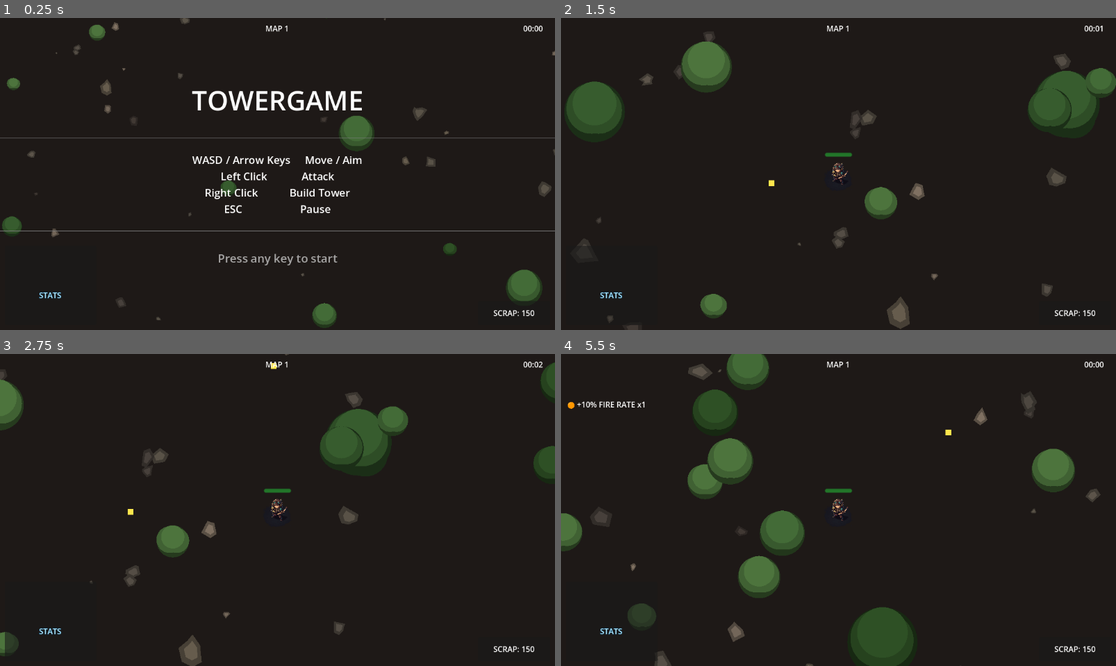
Above: before the commit, frames 1-4 (two rows, left to right).
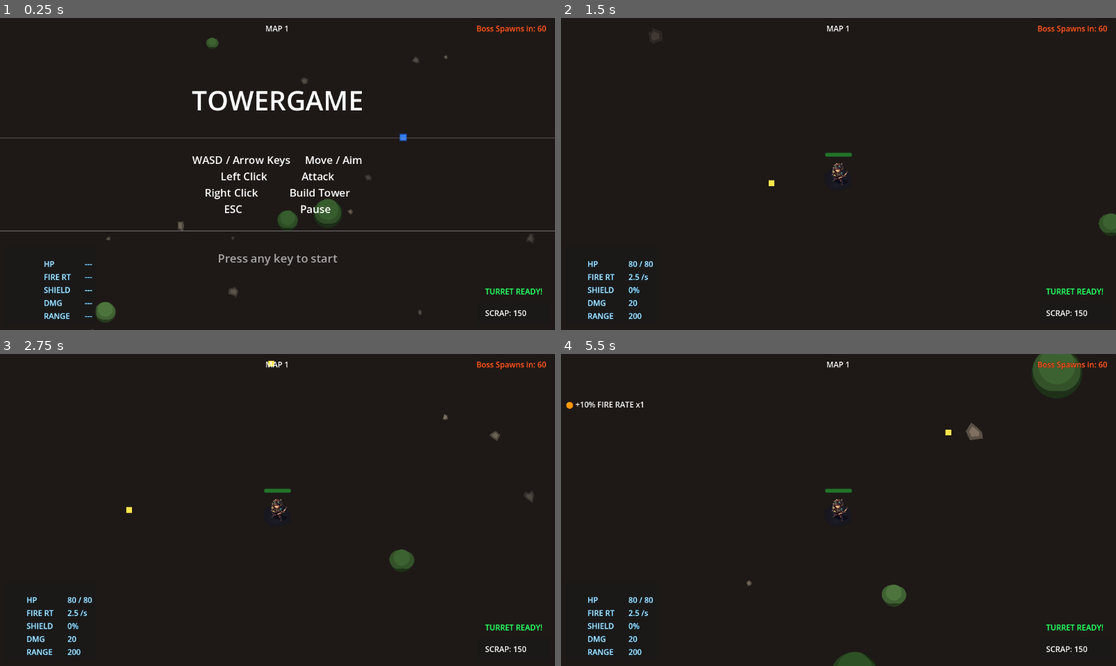
Above: after the commit, the same moments.

Repository: JakeForReal/towergame
Game: Godot game, scene res://scenes/MainScene.tscn
The game is run twice, just before and just after one commit, with the same random seed, the same clock (stepped at 60 frames per second) and the same inputs.
Inputs (mouse positions are in pixels of both pictures, inside the frame that each line leads up to):
- Up to frame 1 (0.25 s): no input
- Up to frame 2 (1.5 s): tap Enter (ui_accept) at 0.5, 0.77 s; move the mouse to (960, 158) at 0.52 s; hold D (move_right) 0.53-1.25 s; tap Down (aim_down) at 0.6 s; click (960, 158) at 0.67 s; drag from (727, 189) to (838, 174) at 1.27 s
- Up to frame 3 (2.75 s): tap Enter (ui_accept) at 2 s; move the mouse to (333, 441) at 2.02 s; hold D (move_right) from 2.03 s (still down); tap Right (aim_right) at 2.1 s; click (333, 441) at 2.17 s
- Up to frame 4 (5.5 s): release D (move_right) at 2.75 s; drag from (810, 572) to (832, 366) at 2.77 s; move the mouse to (1005, 556) at 3.52 s; press the mouse at (1005, 556) at 3.53 s; hold A (move_left) 3.53-4.25 s; tap Enter (ui_accept) at 3.77 s; release the mouse at (1005, 556) at 4.25 s; drag from (672, 463) to (938, 528) at 4.27 s; tap R (restart) at 5 s; move the mouse to (866, 510) at 5.02 s; hold S (move_down) from 5.03 s (still down); tap K at 5.1 s; click (866, 510) at 5.17 s

The runs differ from the first frame. In frame 1, 4.0% of the frame differs, in the area x 0-100%, y 0-100%; in frame 2, 7.6%; in frame 3, 6.1%; in frame 4, 11%, in the area x 0-99%, y 0-100%.

Commit message:
Map decorators now use square distributions, left-aligned HUD stats, turret ready indicator, boss countdown timer, faster enemies

Diff:
--- a/autoloads/BuildingSystem.gd
+++ b/autoloads/BuildingSystem.gd
@@ -15,6 +15,7 @@
 var _build_radius: float = 300.0  # Max distance from player to place towers
 var _is_building_mode: bool = false
 var _placed_towers: Array[Node] = []  # Track all placed towers for reset on death
+var _min_obstacle_dist: float = 30.0  # Minimum distance from any tree/enemy/tower
 
 # Tower definitions — maps tower type to scene path and cost
 var _tower_registry: Dictionary = {}
@@ -60,7 +61,7 @@
 	var player_pos := player.global_position
 	var dist: float = player_pos.distance_to(mouse_pos)
 
-	_placement_valid = dist <= _build_radius
+	_placement_valid = dist <= _build_radius and _is_position_clear(mouse_pos)
 
 	if _ghost_instance:
 		_ghost_instance.global_position = mouse_pos
@@ -86,6 +87,11 @@
 		build_attempted.emit(false, "Too far from player")
 		return false
 
+	if not _is_position_clear(pos):
+		print("[BuildingSystem] Blocked by obstacle")
+		build_attempted.emit(false, "Cannot place there")
+		return false
+
 	if gs.player_scrap < _tower_cost:
 		build_attempted.emit(false, "Not enough scrap")
 		return false
@@ -108,7 +114,7 @@
 		return false
 
 	if not _placement_valid:
-		build_attempted.emit(false, "Too far from player to place tower")
+		build_attempted.emit(false, "Cannot place there")
 		return false
 
 	if _scrap < _current_tower_cost:
@@ -169,3 +175,22 @@
 			tower.queue_free()
 	_placed_towers.clear()
 	_scrap = 150.0
+
+func _is_position_clear(pos: Vector2) -> bool:
+	# Check distance from all trees/bushes
+	for tree in get_tree().get_nodes_in_group("tree"):
+		if tree.global_position.distance_to(pos) < _min_obstacle_dist:
+			return false
+	# Check distance from all enemies
+	for enemy in get_tree().get_nodes_in_group("enemy"):
+		if enemy.global_position.distance_to(pos) < _min_obstacle_dist:
+			return false
+	# Check distance from items
+	for item in get_tree().get_nodes_in_group("item"):
+		if item.global_position.distance_to(pos) < _min_obstacle_dist:
+			return false
+	# Check distance from other towers
+	for tower in _placed_towers:
+		if is_instance_valid(tower) and tower.global_position.distance_to(pos) < _min_obstacle_dist:
+			return false
+	return true
--- a/autoloads/EnemySpawner.gd
+++ b/autoloads/EnemySpawner.gd
@@ -126,6 +126,9 @@
 func get_active_count() -> int:
 	return _active_enemies.size()
 
+func get_boss_countdown() -> float:
+	return maxf(0.0, _boss_spawn_timer)
+
 func _spawn_boss() -> void:
 	if not boss_scene:
 		return
--- a/autoloads/ItemSpawner.gd
+++ b/autoloads/ItemSpawner.gd
@@ -6,10 +6,11 @@
 @export var item_count: int = 12
 @export var map_radius: float = 1500.0
 @export var min_dist_from_center: float = 300.0
-@export var min_dist_from_obstacle: float = 50.0  # Minimum distance from trees/rocks
+@export var min_dist_from_obstacle: float = 60.0  # Minimum distance from trees/rocks
 
 func _ready() -> void:
-	_spawn_items()
+	# Defer to ensure MapDecorator has finished spawning all trees/rocks first
+	call_deferred("_spawn_items")
 
 func _spawn_items() -> void:
 	for i in range(item_count):
@@ -31,7 +32,7 @@
 	add_child(item)
 
 func _random_map_position() -> Vector2:
-	for attempt in range(100):  # Rejection sampling to avoid obstacles
+	for attempt in range(100):
 		var angle := randf() * TAU
 		var dist := min_dist_from_center + randf() * (map_radius - min_dist_from_center)
 		var pos := Vector2.from_angle(angle) * dist
--- a/autoloads/MapDecorator.gd
+++ b/autoloads/MapDecorator.gd
@@ -21,9 +21,16 @@
 		rock.size_variation = 0.4 + randf() * 1.8
 		rock.rock_color = _random_rock_color()
 
-		var angle := randf() * TAU
-		var dist := min_dist_from_center + randf() * (map_radius - min_dist_from_center)
-		rock.global_position = Vector2.from_angle(angle) * dist
+		# Square distribution: random x/y within bounds, skip inner clear zone
+		var x := 0.0
+		var y := 0.0
+		var in_clear_zone := true
+		while in_clear_zone:
+			x = -map_radius + randf() * 2.0 * map_radius
+			y = -map_radius + randf() * 2.0 * map_radius
+			var dist_from_center := Vector2(x, y).length()
+			in_clear_zone = dist_from_center < min_dist_from_center
+		rock.global_position = Vector2(x, y)
 		rock.rotation = randf() * TAU
 		rock.add_to_group("rock")
 		add_child(rock)
@@ -34,23 +41,45 @@
 		tree.size_scale = 0.7 + randf() * 0.8
 		tree.tree_color = _random_tree_color()
 
-		var angle := randf() * TAU
-		var dist := min_dist_from_center + randf() * (map_radius - min_dist_from_center)
-		tree.global_position = Vector2.from_angle(angle) * dist
+		# Square distribution: random x/y within bounds, skip inner clear zone
+		var x := 0.0
+		var y := 0.0
+		var in_clear_zone := true
+		while in_clear_zone:
+			x = -map_radius + randf() * 2.0 * map_radius
+			y = -map_radius + randf() * 2.0 * map_radius
+			var dist_from_center := Vector2(x, y).length()
+			in_clear_zone = dist_from_center < min_dist_from_center
+		tree.global_position = Vector2(x, y)
 		tree.add_to_group("tree")
 		add_child(tree)
 
 func _spawn_edge_bushes() -> void:
-	# Dense bushes in the outer 250 units to fill the map edge
-	var edge_start := map_radius - 250.0
+	# Dense bushes along the outer edge of the square map
+	var edge_margin := 50.0  # Start bushes 50 units inside the edge
+	var x_min := -map_radius + edge_margin
+	var x_max := map_radius - edge_margin
+	var y_min := -map_radius + edge_margin
+	var y_max := map_radius - edge_margin
+
 	for i in range(edge_bush_count):
 		var tree: Node2D = tree_scene.instantiate()
 		tree.size_scale = 0.7 + randf() * 0.8
 		tree.tree_color = _random_tree_color()
 
-		var angle := randf() * TAU
-		var dist := edge_start + randf() * 250.0
-		tree.global_position = Vector2.from_angle(angle) * dist
+		# Pick a random position along the square perimeter
+		var x := x_min + randf() * (x_max - x_min)
+		var y := y_min + randf() * (y_max - y_min)
+
+		# Clamp to a random edge (top, bottom, left, or right)
+		var edge := randi() % 4
+		match edge:
+			0: y = y_min  # top edge
+			1: y = y_max  # bottom edge
+			2: x = x_min  # left edge
+			3: x = x_max  # right edge
+
+		tree.global_position = Vector2(x, y)
 		tree.add_to_group("tree")
 		add_child(tree)
 
--- a/scenes/BaseTurret.tscn
+++ b/scenes/BaseTurret.tscn
@@ -5,7 +5,9 @@
 [sub_resource type="CircleShape2D" id="cs1"]
 radius = 16.0
 
-[node name="BaseTurret" type="Node2D"]
+[node name="BaseTurret" type="StaticBody2D"]
+collision_layer = 8
+collision_mask = 0
 script = ExtResource("1")
 tower_name = "Base Turret"
 tower_type = "ballistic"
--- a/scenes/EnemyGrunt.tscn
+++ b/scenes/EnemyGrunt.tscn
@@ -10,7 +10,7 @@
 enemy_name = "Grunt"
 base_hp = 20.0
 attack_damage = 8.0
-move_speed = 80.0
+move_speed = 96.0
 attack_cooldown = 0.4
 attack_range = 50.0
 scrap_drop = 5.0
--- a/scenes/HUD.tscn
+++ b/scenes/HUD.tscn
@@ -145,7 +145,7 @@
 theme_override_colors/font_color = Color(0.72, 0.93, 1.0, 1.0)
 theme_override_colors/font_outline_color = Color(0.0, 0.3, 0.5, 1.0)
 theme_override_constants/outline_size = 2
-text = "STATS"
+text = ""
 horizontal_alignment = 0
 
 [node name="Sep" type="Label" parent="StatsPanel/StatsBox"]
@@ -153,7 +153,7 @@
 theme_override_colors/font_color = Color(0.72, 0.93, 1.0, 1.0)
 theme_override_colors/font_outline_color = Color(0.0, 0.3, 0.5, 1.0)
 theme_override_constants/outline_size = 2
-text = "------"
+text = ""
 horizontal_alignment = 0
 
 [node name="HP" type="HBoxContainer" parent="StatsPanel/StatsBox"]
@@ -177,7 +177,7 @@
 theme_override_colors/font_outline_color = Color(0.0, 0.3, 0.5, 1.0)
 theme_override_constants/outline_size = 2
 text = "---"
-horizontal_alignment = 2
+horizontal_alignment = 0
 
 [node name="FR" type="HBoxContainer" parent="StatsPanel/StatsBox"]
 layout_mode = 2
@@ -200,7 +200,7 @@
 theme_override_colors/font_outline_color = Color(0.0, 0.3, 0.5, 1.0)
 theme_override_constants/outline_size = 2
 text = "---"
-horizontal_alignment = 2
+horizontal_alignment = 0
 
 [node name="SH" type="HBoxContainer" parent="StatsPanel/StatsBox"]
 layout_mode = 2
@@ -223,7 +223,7 @@
 theme_override_colors/font_outline_color = Color(0.0, 0.3, 0.5, 1.0)
 theme_override_constants/outline_size = 2
 text = "---"
-horizontal_alignment = 2
+horizontal_alignment = 0
 
 [node name="DM" type="HBoxContainer" parent="StatsPanel/StatsBox"]
 layout_mode = 2
@@ -246,7 +246,7 @@
 theme_override_colors/font_outline_color = Color(0.0, 0.3, 0.5, 1.0)
 theme_override_constants/outline_size = 2
 text = "---"
-horizontal_alignment = 2
+horizontal_alignment = 0
 
 [node name="RN" type="HBoxContainer" parent="StatsPanel/StatsBox"]
 layout_mode = 2
@@ -269,7 +269,7 @@
 theme_override_colors/font_outline_color = Color(0.0, 0.3, 0.5, 1.0)
 theme_override_constants/outline_size = 2
 text = "---"
-horizontal_alignment = 2
+horizontal_alignment = 0
 
 [node name="TimerLabel" type="Label" parent="."]
 anchors_preset = 9
--- a/scenes/MainScene.tscn
+++ b/scenes/MainScene.tscn
@@ -82,7 +82,7 @@
 offset_right = 60.0
 offset_bottom = 15.0
 text = "SCRAP: 0"
-horizontal_alignment = 1
+horizontal_alignment = 0
 vertical_alignment = 1
 
 [node name="WaveLabel" type="Label" parent="HUD" unique_id=207354013]
@@ -163,20 +163,170 @@
 theme_override_colors/font_color = Color(0.72, 0.93, 1.0, 1.0)
 theme_override_colors/font_outline_color = Color(0.0, 0.3, 0.5, 1.0)
 theme_override_constants/outline_size = 2
-text = "STATS"
-horizontal_alignment = 1
+text = ""
+horizontal_alignment = 0
 vertical_alignment = 1
+
+[node name="StatsBox" type="VBoxContainer" parent="HUD/StatsPanel"]
+layout_mode = 1
+anchors_preset = 15
+anchor_left = 1.0
+anchor_top = 1.0
+anchor_right = 1.0
+anchor_bottom = 1.0
+offset_left = 8.0
+offset_top = 8.0
+offset_right = -8.0
+offset_bottom = -8.0
+grow_horizontal = 0
+grow_vertical = 0
+
+[node name="HP" type="HBoxContainer" parent="HUD/StatsPanel/StatsBox"]
+layout_mode = 2
+theme_override_constants/separation = 0
+
+[node name="Name" type="Label" parent="HUD/StatsPanel/StatsBox/HP"]
+layout_mode = 1
+size_flags_horizontal = 0
+custom_minimum_size = Vector2(85, 0)
+theme_override_colors/font_color = Color(0.72, 0.93, 1.0, 1.0)
+theme_override_colors/font_outline_color = Color(0.0, 0.3, 0.5, 1.0)
+theme_override_constants/outline_size = 2
+text = "HP"
+horizontal_alignment = 0
+
+[node name="Val" type="Label" parent="HUD/StatsPanel/StatsBox/HP"]
+layout_mode = 1
+size_flags_horizontal = 3
+theme_override_colors/font_color = Color(0.72, 0.93, 1.0, 1.0)
+theme_override_colors/font_outline_color = Color(0.0, 0.3, 0.5, 1.0)
+theme_override_constants/outline_size = 2
+text = "---"
+horizontal_alignment = 0
+
+[node name="FR" type="HBoxContainer" parent="HUD/StatsPanel/StatsBox"]
+layout_mode = 2
+theme_override_constants/separation = 0
+
+[node name="Name" type="Label" parent="HUD/StatsPanel/StatsBox/FR"]
+layout_mode = 1
+size_flags_horizontal = 0
+custom_minimum_size = Vector2(85, 0)
+theme_override_colors/font_color = Color(0.72, 0.93, 1.0, 1.0)
+theme_override_colors/font_outline_color = Color(0.0, 0.3, 0.5, 1.0)
+theme_override_constants/outline_size = 2
+text = "FIRE RT"
+horizontal_alignment = 0
+
+[node name="Val" type="Label" parent="HUD/StatsPanel/StatsBox/FR"]
+layout_mode = 1
+size_flags_horizontal = 3
+theme_override_colors/font_color = Color(0.72, 0.93, 1.0, 1.0)
+theme_override_colors/font_outline_color = Color(0.0, 0.3, 0.5, 1.0)
+theme_override_constants/outline_size = 2
+text = "---"
+horizontal_alignment = 0
+
+[node name="SH" type="HBoxContainer" parent="HUD/StatsPanel/StatsBox"]
+layout_mode = 2
+theme_override_constants/separation = 0
+
+[node name="Name" type="Label" parent="HUD/StatsPanel/StatsBox/SH"]
+layout_mode = 1
+size_flags_horizontal = 0
+custom_minimum_size = Vector2(85, 0)
+theme_override_colors/font_color = Color(0.72, 0.93, 1.0, 1.0)
+theme_override_colors/font_outline_color = Color(0.0, 0.3, 0.5, 1.0)
+theme_override_constants/outline_size = 2
+text = "SHIELD"
+horizontal_alignment = 0
+
+[node name="Val" type="Label" parent="HUD/StatsPanel/StatsBox/SH"]
+layout_mode = 1
+size_flags_horizontal = 3
+theme_override_colors/font_color = Color(0.72, 0.93, 1.0, 1.0)
+theme_override_colors/font_outline_color = Color(0.0, 0.3, 0.5, 1.0)
+theme_override_constants/outline_size = 2
+text = "---"
+horizontal_alignment = 0
+
+[node name="DM" type="HBoxContainer" parent="HUD/StatsPanel/StatsBox"]
+layout_mode = 2
+theme_override_constants/separation = 0
+
+[node name="Name" type="Label" parent="HUD/StatsPanel/StatsBox/DM"]
+layout_mode = 1
+size_flags_horizontal = 0
+custom_minimum_size = Vector2(85, 0)
+theme_override_colors/font_color = Color(0.72, 0.93, 1.0, 1.0)
+theme_override_colors/font_outline_color = Color(0.0, 0.3, 0.5, 1.0)
+theme_override_constants/outline_size = 2
+text = "DMG"
+horizontal_alignment = 0
+
+[node name="Val" type="Label" parent="HUD/StatsPanel/StatsBox/DM"]
+layout_mode = 1
+size_flags_horizontal = 3
+theme_override_colors/font_color = Color(0.72, 0.93, 1.0, 1.0)
+theme_override_colors/font_outline_color = Color(0.0, 0.3, 0.5, 1.0)
+theme_override_constants/outline_size = 2
+text = "---"
+horizontal_alignment = 0
+
+[node name="RN" type="HBoxContainer" parent="HUD/StatsPanel/StatsBox"]
+layout_mode = 2
+theme_override_constants/separation = 0
+
+[node name="Name" type="Label" parent="HUD/StatsPanel/StatsBox/RN"]
+layout_mode = 1
+size_flags_horizontal = 0
+custom_minimum_size = Vector2(85, 0)
+theme_override_colors/font_color = Color(0.72, 0.93, 1.0, 1.0)
+theme_override_colors/font_outline_color = Color(0.0, 0.3, 0.5, 1.0)
+theme_override_constants/outline_size = 2
+text = "RANGE"
+horizontal_alignment = 0
+
+[node name="Val" type="Label" parent="HUD/StatsPanel/StatsBox/RN"]
+layout_mode = 1
+size_flags_horizontal = 3
+theme_override_colors/font_color = Color(0.72, 0.93, 1.0, 1.0)
+theme_override_colors/font_outline_color = Color(0.0, 0.3, 0.5, 1.0)
+theme_override_constants/outline_size = 2
+text = "---"
+horizontal_alignment = 0
 
 [node name="TimerLabel" type="Label" parent="HUD" unique_id=555555551]
 anchors_preset = 1
 anchor_left = 1.0
 anchor_right = 1.0
-offset_left = -80.0
+offset_left = -170.0
 offset_top = 10.0
 offset_right = -10.0
 offset_bottom = 35.0
-text = "00:00"
-horizontal_alignment = 1
+theme_override_colors/font_color = Color(1.0, 0.35, 0.15, 1.0)
+theme_override_colors/font_outline_color = Color(0.3, 0.1, 0.0, 1.0)
+theme_override_constants/outline_size = 2
+text = "Boss Spawns in: --"
+horizontal_alignment = 1
+
+[node name="TurretReadyLabel" type="Label" parent="HUD"]
+visible = false
+anchors_preset = 3
+anchor_left = 1.0
+anchor_top = 1.0
+anchor_right = 1.0
+anchor_bottom = 1.0
+offset_left = -160.0
+offset_top = -95.0
+offset_right = -10.0
+offset_bottom = -65.0
+theme_override_colors/font_color = Color(0.2, 1.0, 0.4, 1.0)
+theme_override_colors/font_outline_color = Color(0.0, 0.3, 0.1, 1.0)
+theme_override_constants/outline_size = 2
+text = "TURRET READY!"
+horizontal_alignment = 1
+vertical_alignment = 1
 
 [node name="BuffLabel" type="Label" parent="HUD" unique_id=245932886]
 anchors_preset = 2
@@ -191,7 +341,7 @@
 grow_horizontal = 2
 grow_vertical = 2
 text = ""
-horizontal_alignment = 1
+horizontal_alignment = 0
 vertical_alignment = 1
 
 [node name="GameOverPanel" type="Panel" parent="HUD" unique_id=498824515]
--- a/scenes/TowerBallistic.tscn
+++ b/scenes/TowerBallistic.tscn
@@ -5,7 +5,9 @@
 [sub_resource type="CircleShape2D" id="cs1"]
 radius = 16.0
 
-[node name="TowerBallistic" type="Node2D"]
+[node name="TowerBallistic" type="StaticBody2D"]
+collision_layer = 8
+collision_mask = 0
 script = ExtResource("1")
 tower_name = "Ballistic Turret"
 tower_type = "ballistic"
--- a/scripts/EnemyBoss.gd
+++ b/scripts/EnemyBoss.gd
@@ -8,7 +8,7 @@
 	enemy_name = "BOSS"
 	enemy_tier = 2
 	base_hp = 480.0  # Triple original 160
-	move_speed = 60.0
+	move_speed = 78.0
 	attack_damage = 10.0
 	attack_range = 60.0
 	attack_cooldown = 1.2
--- a/scripts/ItemPickup.gd
+++ b/scripts/ItemPickup.gd
@@ -7,6 +7,7 @@
 var _size: float = 14.0
 
 func _ready() -> void:
+	add_to_group("item")
 	collision_layer = 0
 	collision_mask = 8  # Detect player on layer 8
 	body_entered.connect(_on_collected)
--- a/scripts/TowerBase.gd
+++ b/scripts/TowerBase.gd
@@ -37,6 +37,7 @@
 var _build_cost_paid: bool = false
 
 func _ready() -> void:
+	add_to_group("tree")
 	_setup_components()
 	_set_tier(tier)
 	if auto_place:
--- a/scripts/ui/HUD.gd
+++ b/scripts/ui/HUD.gd
@@ -10,6 +10,7 @@
 var _stat_sh_val: Label
 var _stat_dm_val: Label
 var _stat_rn_val: Label
+var _turret_ready_label: Label
 # buff_type -> count (int). Used for both stacking items and aura presence.
 var _active_buffs: Dictionary = {}
 var _can_place_tower: bool = true
@@ -29,6 +30,7 @@
 	_stat_sh_val = get_node_or_null("StatsPanel/StatsBox/SH/Val")
 	_stat_dm_val = get_node_or_null("StatsPanel/StatsBox/DM/Val")
 	_stat_rn_val = get_node_or_null("StatsPanel/StatsBox/RN/Val")
+	_turret_ready_label = get_node_or_null("TurretReadyLabel")
 
 	print("[HUD] _buff_label = ", _buff_label)
 	print("[HUD] _buff_label text = ", _buff_label.text if _buff_label else "NULL")
@@ -94,6 +96,8 @@
 	if gs:
 		if _scrap_label:
 			_scrap_label.text = "SCRAP: %.0f" % gs.player_scrap
+		if _turret_ready_label:
+			_turret_ready_label.visible = gs.player_scrap >= 150.0
 		if _wave_label:
 			_wave_label.text = "MAP %d" % gs.current_map
 		if _game_over_panel:
@@ -109,9 +113,15 @@
 
 	_update_stats_display()
 	if _timer_label:
-		var mins := int(_game_time / 60.0)
-		var secs := int(fmod(_game_time, 60.0))
-		_timer_label.text = "%02d:%02d" % [mins, secs]
+		var spawner = get_node_or_null("/root/Main/EnemySpawner")
+		if spawner:
+			var countdown: float = spawner.get_boss_countdown()
+			var secs := int(ceil(countdown))
+			_timer_label.text = "Boss Spawns in: %02d" % secs
+		else:
+			var mins := int(_game_time / 60.0)
+			var secs := int(fmod(_game_time, 60.0))
+			_timer_label.text = "%02d:%02d" % [mins, secs]
 
 func on_buff_changed(buff_type: String, value: Variant) -> void:
 	_on_buff_changed(buff_type, value)
